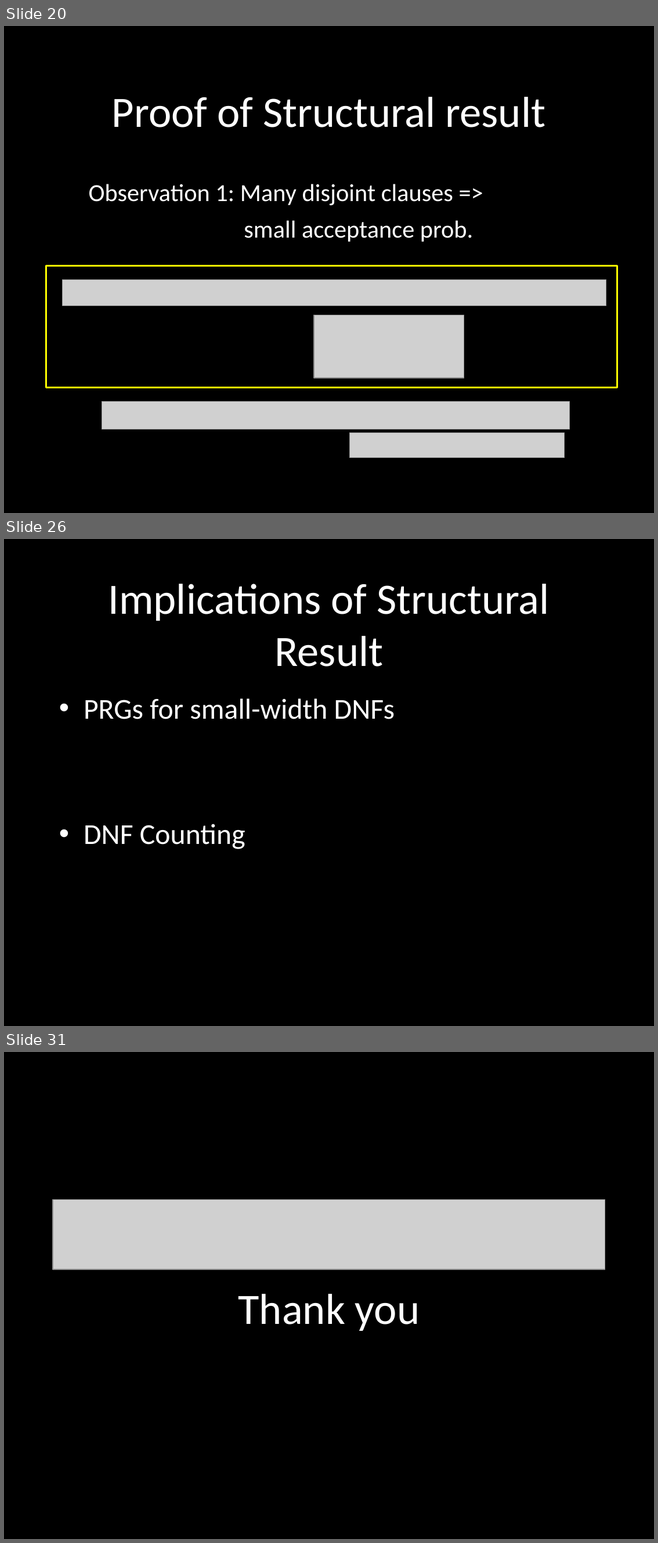
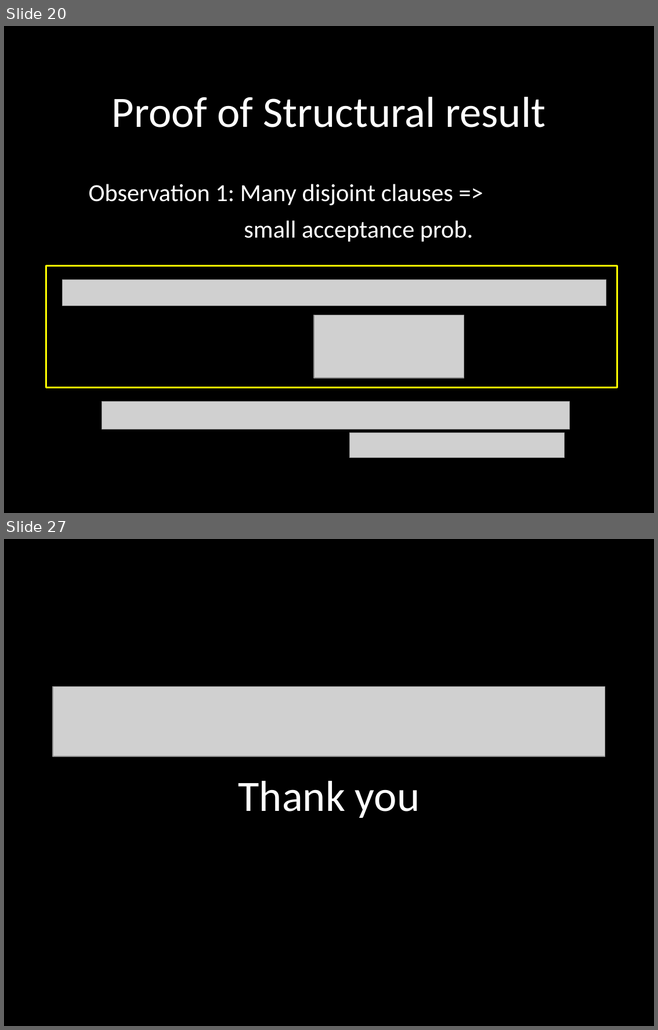
Before and after one commit to raghumeka/raghumeka.github.io, a slide deck: ccc12.ppt. Shown one above the other, each under a label of ours: slides 20, 26 and 31 before the commit, slides 20 and 27 after it; the slides between them are not shown. The pictures are 658x1543 and 658x1030 pixels, drawn with LibreOffice and Linux fonts; fonts in the diff are those of the drawing; grey boxes stand for pictures. Boxes give left, top, right and bottom in pixels: in the first picture for what was removed or moved away, otherwise in the second. Text is boxed around its words. In the diff, an @@ line names an element or a change of style, - is before the commit and + after.

```diff
--- a/ccc12.ppt
+++ b/ccc12.ppt
@@ slide 26 removed at (4,539,654,1026), background #000000 @@
@@ title removed at (108,584,549,667) @@
-Implications of Structural Result
@@ text removed at (83,699,394,849) @@
-• PRGs for small-width DNFs
-• DNF Counting
@@ what was slide 31 is now slide 27 @@
```
Also in this commit, not shown: 11 slides changed, 1 slide added, 4 other slides removed.
